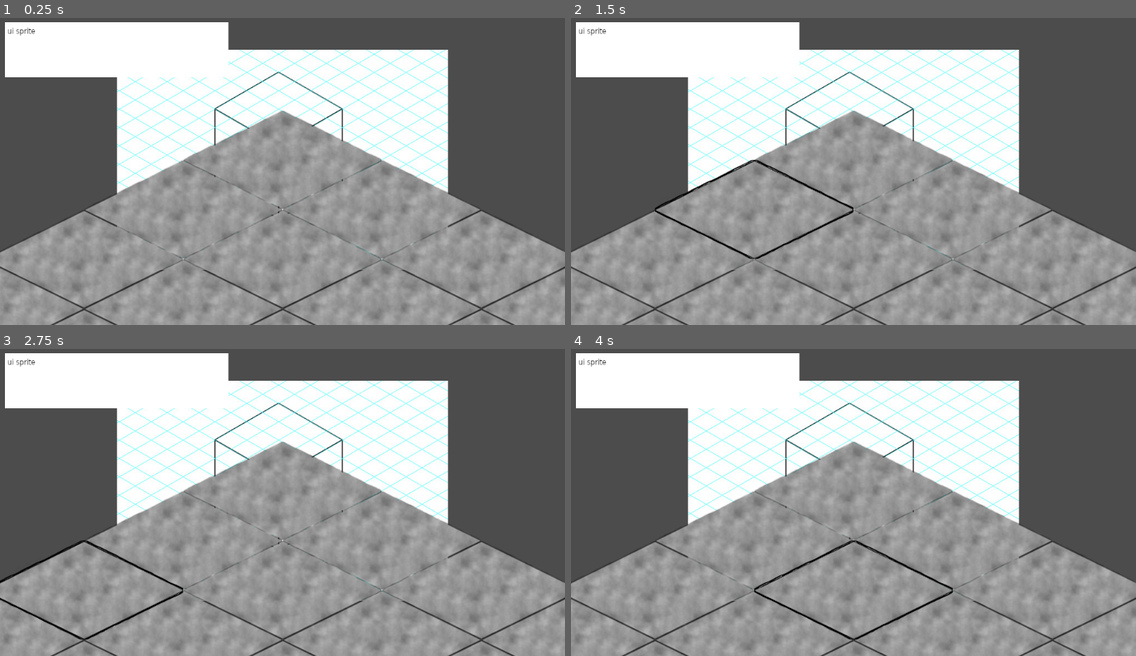
Above: before the commit, frames 1-4 (two rows, left to right).
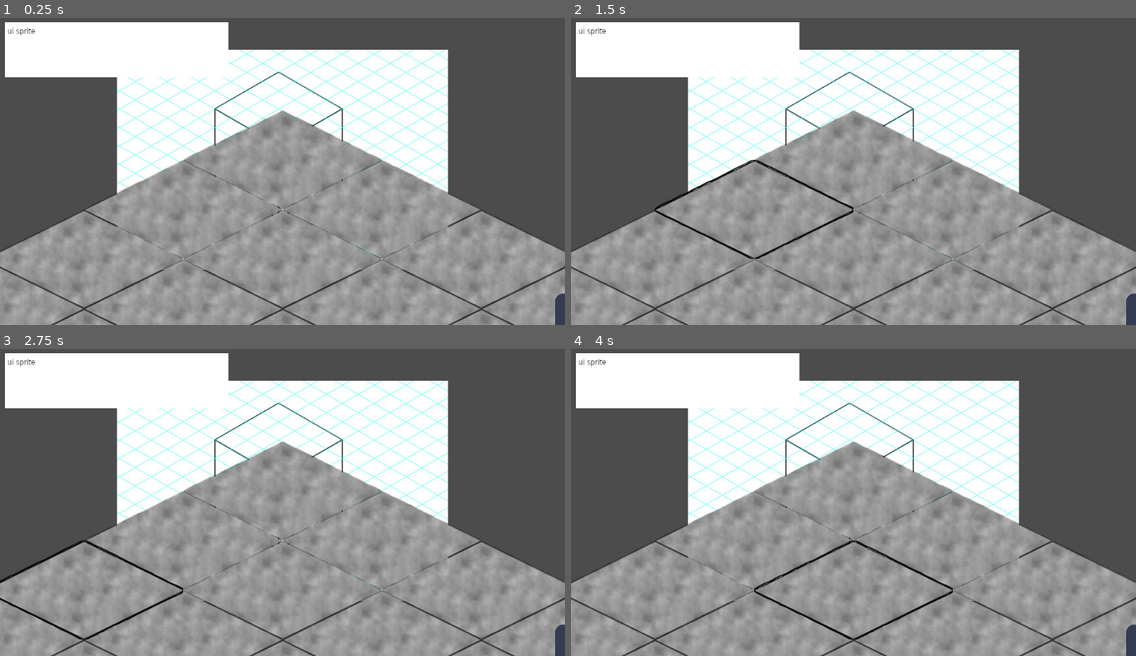
Above: after the commit, the same moments.

Repository: Gad3lan/QuarantineJam
Game: Godot game, scene res://Scenes/General.tscn
Two runs of this game, one before a commit and one after it. Both use one fixed random seed, a clock stepped at 60 frames per second and the inputs below. The engine's default icon, where the game draws it, is replaced by a stand-in: a white triangle on a blue panel in a dark square.
Inputs (mouse positions are in pixels of both pictures, inside the frame that each line leads up to):
- Up to frame 1 (0.25 s): no input
- Up to frame 2 (1.5 s): tap Enter at 0.5 s; click (853, 159) at 0.67 s; tap Space at 1.25 s; move the mouse to (751, 208) at 1.27 s; click (751, 208) at 1.42 s
- Up to frame 3 (2.75 s): tap Enter at 2 s; move the mouse to (84, 588) at 2.02 s; click (84, 588) at 2.17 s
- Up to frame 4 (4 s): tap Space at 2.75 s; move the mouse to (955, 539) at 2.77 s; click (955, 539) at 2.92 s; tap Enter at 3.5 s; move the mouse to (853, 588) at 3.52 s; click (853, 588) at 3.67 s

The runs differ from the first frame. In frame 1, 0.2% of the frame differs, in the area x 98-100%, y 89-100%; in frame 2, 0.2%; in frame 3, 0.2%; in frame 4, 0.2%.

Commit message:
Map in bound check + spawnPollen

Diff:
--- a/Plenty_of_Plants/Scripts/Map.gd
+++ b/Plenty_of_Plants/Scripts/Map.gd
@@ -11,6 +11,10 @@
 
 
 export var tileSpacing = Vector2(180.0,90.0)
+
+onready var pollen = preload("res://Scenes/BioMasse.tscn")
+
+
 # Declare member variables here. Examples:
 # var a = 2
 # var b = "text"
@@ -44,14 +48,17 @@
 			assert(tile == allTiles[indexArray.x][indexArray.y])
 			var neighbors = neighborsIndexes(indexArray)
 			for neighIndexes in neighbors:
-				assert(neighIndexes.x >= 0)
-				assert(neighIndexes.y >= 0)
-				assert(neighIndexes.x < tileCountA)
-				assert(neighIndexes.y < tileCountB)
+				assert(checkInBounds(neighIndexes))
+
+func checkInBounds(vectorIndex):
+	return  vectorIndex.x >= 0 && vectorIndex.y >= 0 && vectorIndex.x < tileCountA && vectorIndex.y < tileCountB
 
 func _ready():
 	initTiles()
 	tests()
+	spawnPollen(Vector2(0,0))
+	spawnPollen(Vector2(2,2))
+	spawnPollen(Vector2(tileCountA-1,tileCountB-1))
 	pass # Replace with function body.
 
 func neighborsIndexes(centerPos):
@@ -74,8 +81,16 @@
 		otherPos.push_back(Vector2(centerPos.x, centerPos.y - 1))
 	return otherPos
 
-func can_place_on(this):
+func can_place_on(thisTile):
 	pass
+
+func spawnPollen(tileIndex):
+	if (not checkInBounds(tileIndex)):
+		print("Warning, tile not in bound : ",tileIndex," bounds =",tileCountA,tileCountB)
+		return
+	var pollenInstance = pollen.instance()
+	pollenInstance.position = allTiles[tileIndex.x][tileIndex.y].position
+	call_deferred("add_child",pollenInstance)
 
 # Called every frame. 'delta' is the elapsed time since the previous frame.
 #func _process(delta):
